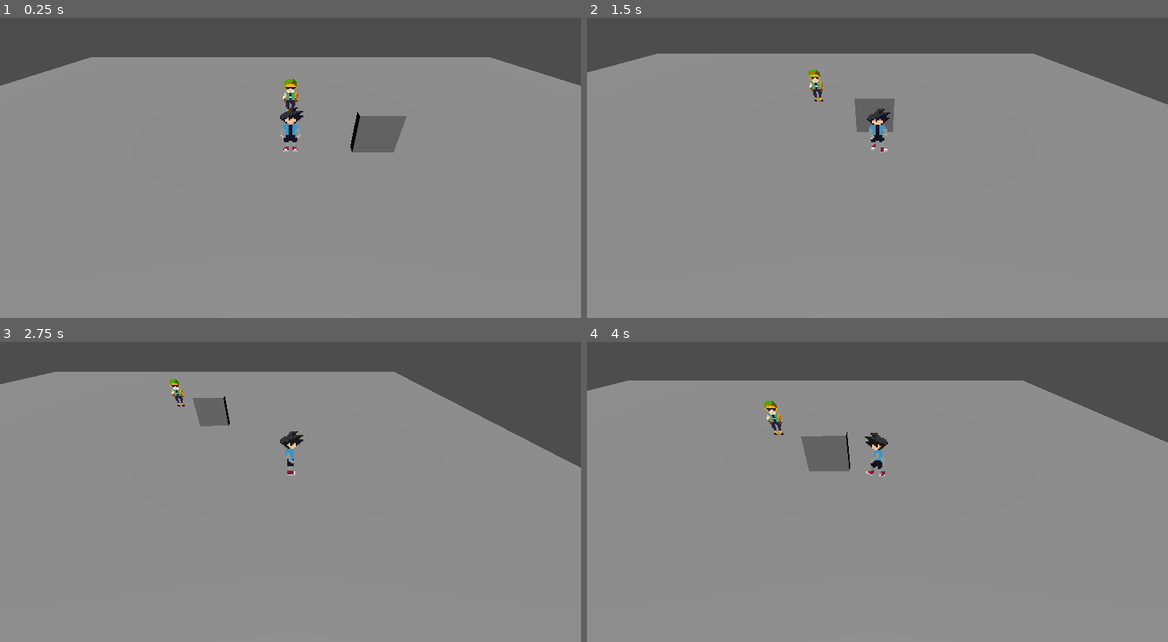
Above: before the commit, frames 1-4 (two rows, left to right).
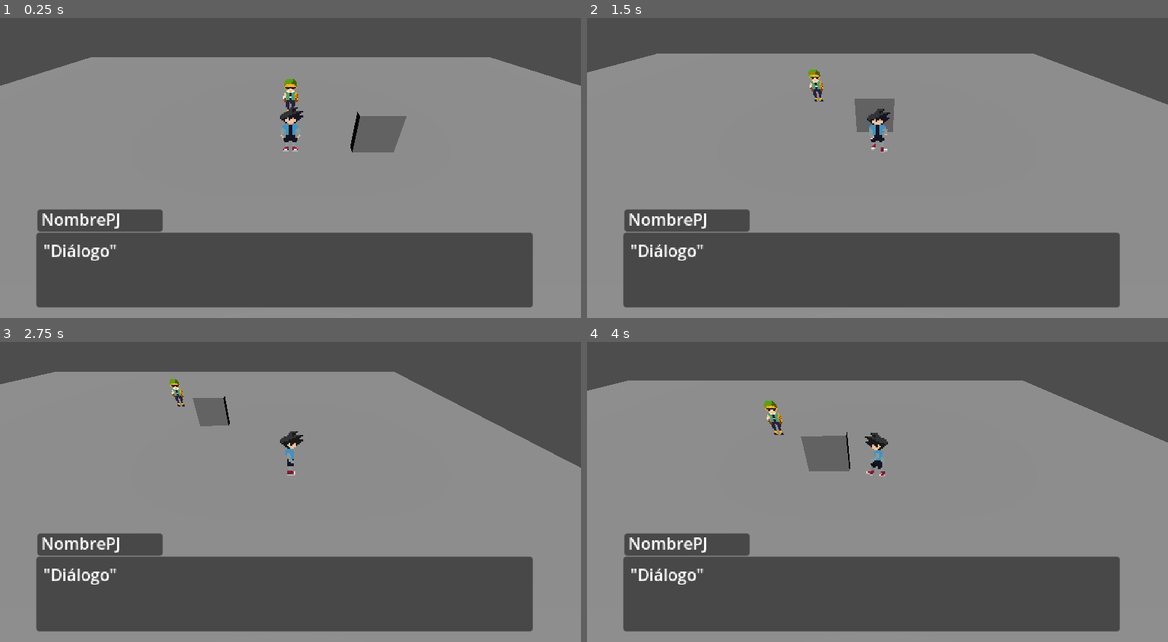
Above: after the commit, the same moments.

Repository: EpsilonIndes/NexusRPG
Game: Godot game, scene res://Escenas/nivel_1.tscn
Same seed, same stepped clock (60 frames per second), same inputs: the game is played once before the commit and once after it.
Inputs:
- Up to frame 1 (0.25 s): no input
- Up to frame 2 (1.5 s): tap Enter at 0.5 s; hold D (derecha) 0.53-1.28 s; hold E (accion) 0.53-1.28 s; tap P (pocion) at 0.8, 1.35 s; hold S (abajo) from 1.28 s (still down)
- Up to frame 3 (2.75 s): tap E (accion) at 1.55 s; release S (abajo) at 2.03 s; hold D (derecha) from 2.03 s (still down); hold E (accion) from 2.03 s (still down); tap P (pocion) at 2.3 s
- Up to frame 4 (4 s): release D (derecha) at 2.78 s; release E (accion) at 2.78 s; hold W (arriba) 2.78-3.53 s; tap P (pocion) at 2.85, 3.8 s; tap E (accion) at 3.05 s; hold A (izquierda) from 3.53 s (still down); hold E (accion) from 3.53 s (still down)

The runs differ from the first frame. In frame 1, 23% of the frame differs, in the area x 6-92%, y 63-97%; in frame 2, 23%; in frame 3, 23%; in frame 4, 23%.

Commit message:
Solucionado problema con dialogo de miguelito

Diff:
--- a/Escenas/Personajes/miguelito.tscn
+++ b/Escenas/Personajes/miguelito.tscn
@@ -1,7 +1,147 @@
-[gd_scene load_steps=4 format=3 uid="uid://dbcn88xgtkshp"]
+[gd_scene load_steps=22 format=3 uid="uid://dbcn88xgtkshp"]
 
-[ext_resource type="Texture2D" uid="uid://hu3p4djfhj3q" path="res://Sprites/miguelito/miguelitoabajo.png" id="1_464nr"]
 [ext_resource type="Script" path="res://Scripts/Dialogable.gd" id="1_kbsk6"]
+[ext_resource type="Texture2D" uid="uid://6tdjdbax0khp" path="res://Sprites/miguelito/miguelitoder.png" id="2_eviuu"]
+[ext_resource type="Texture2D" uid="uid://cg0u2v30puvmx" path="res://Sprites/miguelito/Miguelitoabajosheet.png" id="3_l045p"]
+[ext_resource type="Texture2D" uid="uid://cx0vng0gfayta" path="res://Sprites/miguelito/miguelitoizq.png" id="4_7kgx3"]
+
+[sub_resource type="AtlasTexture" id="AtlasTexture_5d8d4"]
+atlas = ExtResource("2_eviuu")
+region = Rect2(0, 0, 32, 32)
+
+[sub_resource type="AtlasTexture" id="AtlasTexture_smnl3"]
+atlas = ExtResource("3_l045p")
+region = Rect2(0, 0, 32, 32)
+
+[sub_resource type="AtlasTexture" id="AtlasTexture_60lyx"]
+atlas = ExtResource("4_7kgx3")
+region = Rect2(32, 0, 32, 32)
+
+[sub_resource type="AtlasTexture" id="AtlasTexture_4qpgl"]
+atlas = ExtResource("2_eviuu")
+region = Rect2(32, 0, 32, 32)
+
+[sub_resource type="AtlasTexture" id="AtlasTexture_s6q8e"]
+atlas = ExtResource("2_eviuu")
+region = Rect2(64, 0, 32, 32)
+
+[sub_resource type="AtlasTexture" id="AtlasTexture_3bqa8"]
+atlas = ExtResource("2_eviuu")
+region = Rect2(96, 0, 32, 32)
+
+[sub_resource type="AtlasTexture" id="AtlasTexture_wtyuy"]
+atlas = ExtResource("2_eviuu")
+region = Rect2(0, 0, 32, 32)
+
+[sub_resource type="AtlasTexture" id="AtlasTexture_ax0rd"]
+atlas = ExtResource("3_l045p")
+region = Rect2(32, 0, 32, 32)
+
+[sub_resource type="AtlasTexture" id="AtlasTexture_7vpgp"]
+atlas = ExtResource("3_l045p")
+region = Rect2(64, 0, 32, 32)
+
+[sub_resource type="AtlasTexture" id="AtlasTexture_umajf"]
+atlas = ExtResource("3_l045p")
+region = Rect2(96, 0, 32, 32)
+
+[sub_resource type="AtlasTexture" id="AtlasTexture_k1tn3"]
+atlas = ExtResource("3_l045p")
+region = Rect2(0, 0, 32, 32)
+
+[sub_resource type="AtlasTexture" id="AtlasTexture_iryh8"]
+atlas = ExtResource("4_7kgx3")
+region = Rect2(0, 0, 32, 32)
+
+[sub_resource type="AtlasTexture" id="AtlasTexture_vqv7y"]
+atlas = ExtResource("4_7kgx3")
+region = Rect2(32, 0, 32, 32)
+
+[sub_resource type="AtlasTexture" id="AtlasTexture_3lgca"]
+atlas = ExtResource("4_7kgx3")
+region = Rect2(64, 0, 32, 32)
+
+[sub_resource type="AtlasTexture" id="AtlasTexture_bau60"]
+atlas = ExtResource("4_7kgx3")
+region = Rect2(96, 0, 32, 32)
+
+[sub_resource type="SpriteFrames" id="SpriteFrames_j15uq"]
+animations = [{
+"frames": [{
+"duration": 1.0,
+"texture": SubResource("AtlasTexture_5d8d4")
+}],
+"loop": true,
+"name": &"idle_der",
+"speed": 5.0
+}, {
+"frames": [{
+"duration": 1.0,
+"texture": SubResource("AtlasTexture_smnl3")
+}],
+"loop": true,
+"name": &"idle_down",
+"speed": 5.0
+}, {
+"frames": [{
+"duration": 1.0,
+"texture": SubResource("AtlasTexture_60lyx")
+}],
+"loop": true,
+"name": &"idle_izq",
+"speed": 5.0
+}, {
+"frames": [{
+"duration": 1.0,
+"texture": SubResource("AtlasTexture_4qpgl")
+}, {
+"duration": 1.0,
+"texture": SubResource("AtlasTexture_s6q8e")
+}, {
+"duration": 1.0,
+"texture": SubResource("AtlasTexture_3bqa8")
+}, {
+"duration": 1.0,
+"texture": SubResource("AtlasTexture_wtyuy")
+}],
+"loop": true,
+"name": &"move_der",
+"speed": 5.0
+}, {
+"frames": [{
+"duration": 1.0,
+"texture": SubResource("AtlasTexture_ax0rd")
+}, {
+"duration": 1.0,
+"texture": SubResource("AtlasTexture_7vpgp")
+}, {
+"duration": 1.0,
+"texture": SubResource("AtlasTexture_umajf")
+}, {
+"duration": 1.0,
+"texture": SubResource("AtlasTexture_k1tn3")
+}],
+"loop": true,
+"name": &"move_down",
+"speed": 5.0
+}, {
+"frames": [{
+"duration": 1.0,
+"texture": SubResource("AtlasTexture_iryh8")
+}, {
+"duration": 1.0,
+"texture": SubResource("AtlasTexture_vqv7y")
+}, {
+"duration": 1.0,
+"texture": SubResource("AtlasTexture_3lgca")
+}, {
+"duration": 1.0,
+"texture": SubResource("AtlasTexture_bau60")
+}],
+"loop": true,
+"name": &"move_izq",
+"speed": 5.0
+}]
 
 [sub_resource type="CapsuleShape3D" id="CapsuleShape3D_i1s18"]
 radius = 0.386952
@@ -10,11 +150,12 @@
 [node name="Miguelito" type="CharacterBody3D" groups=["interactuables"]]
 script = ExtResource("1_kbsk6")
 
-[node name="Sprite3D" type="Sprite3D" parent="."]
+[node name="AnimatedSprite3D" type="AnimatedSprite3D" parent="."]
 transform = Transform3D(5, 0, 0, 0, 5, 0, 0, 0, 5, 0, 0, 0)
 billboard = 2
 texture_filter = 0
-texture = ExtResource("1_464nr")
+sprite_frames = SubResource("SpriteFrames_j15uq")
+animation = &"idle_down"
 
 [node name="CollisionShape3D" type="CollisionShape3D" parent="."]
 transform = Transform3D(1, 0, 0, 0, 1, 0, 0, 0, 1, 0, -0.0606673, 0)
--- a/Escenas/label_dialogue.tscn
+++ b/Escenas/label_dialogue.tscn
@@ -1,10 +1,13 @@
-[gd_scene format=3 uid="uid://dkn8gxfmy5tm6"]
+[gd_scene load_steps=2 format=3 uid="uid://dkn8gxfmy5tm6"]
+
+[ext_resource type="Script" path="res://Scripts/LabelDialogue.gd" id="1_2hgxt"]
 
 [node name="LabelDialogue" type="Control"]
 layout_mode = 3
 anchors_preset = 0
 offset_right = 298.0
 offset_bottom = 175.0
+script = ExtResource("1_2hgxt")
 
 [node name="PanelGeneral" type="Panel" parent="."]
 layout_mode = 0
--- a/Escenas/nivel_1.tscn
+++ b/Escenas/nivel_1.tscn
@@ -1,15 +1,13 @@
-[gd_scene load_steps=15 format=3 uid="uid://cjswe57kq821f"]
+[gd_scene load_steps=13 format=3 uid="uid://cjswe57kq821f"]
 
 [ext_resource type="PackedScene" uid="uid://bmocargan5l0q" path="res://Escenas/player.tscn" id="1_a8vtw"]
 [ext_resource type="Script" path="res://Scripts/InventoryManager.gd" id="2_5j2cu"]
 [ext_resource type="PackedScene" uid="uid://dbcn88xgtkshp" path="res://Escenas/Personajes/miguelito.tscn" id="2_csbrw"]
-[ext_resource type="Script" path="res://Scripts/playerControllerDialogo.gd" id="2_extpn"]
 [ext_resource type="Script" path="res://Scripts/Interactable.gd" id="2_rijmf"]
 [ext_resource type="Script" path="res://Scripts/Dialogable2.gd" id="4_76hek"]
 [ext_resource type="PackedScene" uid="uid://ecyr37wcvpst" path="res://Escenas/canvas_layer.tscn" id="4_j23ur"]
 [ext_resource type="PackedScene" uid="uid://qh76bv7y2534" path="res://Escenas/InventoryUI.tscn" id="5_gjkhy"]
 [ext_resource type="PackedScene" uid="uid://dkn8gxfmy5tm6" path="res://Escenas/label_dialogue.tscn" id="6_dp2kd"]
-[ext_resource type="Script" path="res://Scripts/LabelDialogue.gd" id="8_jmoye"]
 
 [sub_resource type="PlaneMesh" id="PlaneMesh_3faga"]
 
@@ -26,10 +24,8 @@
 
 [node name="Player" parent="Personajes" instance=ExtResource("1_a8vtw")]
 transform = Transform3D(1, 0, 0, 0, 1, 0, 0, 0, 1, 0, 0.82957, -1.41913)
-script = ExtResource("2_extpn")
-speed = 5.0
 
-[node name="Miguelito" parent="Personajes" instance=ExtResource("2_csbrw")]
+[node name="MiguelitoNPC" parent="Personajes" instance=ExtResource("2_csbrw")]
 transform = Transform3D(1, 0, 0, 0, 1, 0, 0, 0, 1, 0, 0.779405, -4.18304)
 script = ExtResource("4_76hek")
 
@@ -84,10 +80,8 @@
 offset_bottom = 13.0
 
 [node name="LabelDialogue" parent="CanvasLayer" instance=ExtResource("6_dp2kd")]
-visible = false
 offset_left = 66.0
 offset_top = 276.0
 offset_right = 562.0
 offset_bottom = 454.0
 scale = Vector2(2.0051, 2.0051)
-script = ExtResource("8_jmoye")
--- a/Escenas/player.tscn
+++ b/Escenas/player.tscn
@@ -9,7 +9,6 @@
 
 [node name="Player" type="CharacterBody3D"]
 script = ExtResource("1_6dkdq")
-speed = 7.0
 
 [node name="CollisionShape3D" type="CollisionShape3D" parent="."]
 transform = Transform3D(1, 0, 0, 0, 1, 0, 0, 0, 1, 0, -0.105774, -0.0251585)
--- a/Scripts/LabelDialogue.gd
+++ b/Scripts/LabelDialogue.gd
@@ -1,20 +1,20 @@
 extends Control
 
+@onready var kosmo = $"../../Personajes/Player"
+
 func _ready():
-	UImanager.label_dialogue = $Nivel1/CanvasLayer/LabelDialogue #No se asignaaaa, para arreglar.
-
-var dialogo_activo := false
+	UImanager.label_dialogue  = $"../../CanvasLayer/LabelDialogue"
 
 func mostrar_dialogo(nombre, texto):
+
 	get_node("PanelGeneral/NombrePanel/Nombre").text = nombre
 	get_node("PanelGeneral/Dialogo").text = texto
 	get_node("PanelGeneral").visible = true
-	dialogo_activo = true
-
+	kosmo.speed = 0
 func ocultar_dialogo():
 	get_node("PanelGeneral").visible = false
-	dialogo_activo = false
 
 func _input(event):
-	if event.is_action_pressed("cancelar") and dialogo_activo:
+	if event.is_action_pressed("accion") and kosmo.speed == 0:
+		kosmo.speed = 5
 		ocultar_dialogo()
--- a/Scripts/playerController.gd
+++ b/Scripts/playerController.gd
@@ -1,6 +1,6 @@
 extends CharacterBody3D
 
-@export var speed: float = 2.5
+@export var speed: float = 5.0
 @export var rotation_speed: float = 10.0
 @onready var animated_sprite: AnimatedSprite3D = $AnimatedSprite3D
 
--- a/Scripts/playerControllerDialogo.gd
+++ /dev/null
@@ -1,88 +0,0 @@
-extends CharacterBody3D
-
-@export var speed: float = 2.5
-@export var rotation_speed: float = 10.0
-@onready var animated_sprite: AnimatedSprite3D = $AnimatedSprite3D
-
-@onready var raycast : RayCast3D = $RayCast3D
-
-@onready var inventory_ui = $"../../CanvasLayer/InventoryUI"
-
-@onready var inventory_manager = get_tree().get_root().get_node("InventoryManager")
-
-@onready var label_dialogue = $"../../CanvasLayer/LabelDialogue"
-
-
-var rayCast_Rotation = Vector3.ZERO
-
-func _process(delta):
-	var input_dir = Vector3.ZERO #Vector3(0, 0, 0)
-
-	if label_dialogue.dialogo_activo:
-		return
-	else:
-		if input_dir != Vector3.ZERO:
-			var raycast_direction = Vector3(input_dir.x, 0, input_dir.z).normalized()
-			raycast.target_position = raycast_direction * 1  # Puedes ajustar el largo del rayito
-
-		if Input.is_action_pressed("arriba"):
-			input_dir.z -= 1 * delta #Delta es el tiempo que ha pasado desde el último frame
-			animated_sprite.play("moveup")
-
-		if Input.is_action_pressed("abajo"):
-			input_dir.z += 1 * delta
-			animated_sprite.play("movedown")
-
-		if Input.is_action_pressed("izquierda"):
-			input_dir.x -= 1 * delta
-			animated_sprite.play("move")
-			animated_sprite.flip_h = true
-
-		if Input.is_action_pressed("derecha"):
-			input_dir.x += 1 * delta
-			animated_sprite.play("move")
-			animated_sprite.flip_h = false
-
-		input_dir = input_dir.normalized() #Normaliza el vector de entrada para que no se mueva más rápido en diagonal
-
-		if input_dir != Vector3.ZERO:
-			velocity.x = input_dir.x * speed
-			velocity.z = input_dir.z * speed
-
-			var raycast_direction = Vector3(0, -input_dir.x, input_dir.z).normalized()
-			raycast.target_position = raycast_direction * 2.5  # Puedes ajustar el largo del rayito
-		else:
-			velocity.x = move_toward(velocity.x, 0, speed)
-			velocity.z = move_toward(velocity.z, 0, speed)
-			if Input.is_action_just_released("arriba"):
-				animated_sprite.play("up")
-			if Input.is_action_just_released("abajo"):
-				animated_sprite.play("down")
-			if Input.is_action_just_released("izquierda") or Input.is_action_just_released("derecha"):
-				animated_sprite.play("new_animation")
-
-		if Input.is_action_just_pressed("accion"):
-			if raycast.is_colliding():
-				var collider = raycast.get_collider()
-				if collider.is_in_group("interactuables"):
-					collider.interact()
-				elif collider.get_parent().is_in_group("interactuables"):
-					collider.get_parent().interact()
-				else:
-					print("No se puede pa.")
-
-			if label_dialogue.dialogo_activo:
-				label_dialogue.ocultar_dialogo()
-
-	move_and_slide()
-
-
-
-	if Input.is_action_just_pressed("inventario"):
-		inventory_ui.toggle_inventory()
-
-	#Provicional: input para añadir objetos al inventario
-	if Input.is_action_just_pressed("pocion"):
-		var iten_name = "Poción"
-		var amount = 1
-		inventory_manager.add_item(iten_name, amount)
Binary file added: Sprites/miguelito/Miguelitoabajosheet.png
Not shown, added: Sprites/miguelito/Miguelitoabajosheet.png.import
Binary file removed: Sprites/miguelito/miguelitoabajo.png
Binary file added: Sprites/miguelito/miguelitoder.png
Not shown, added: Sprites/miguelito/miguelitoder.png.import
Binary file added: Sprites/miguelito/miguelitoizq.png
Not shown, changed: Sprites/miguelito/miguelitoizq.png.import
